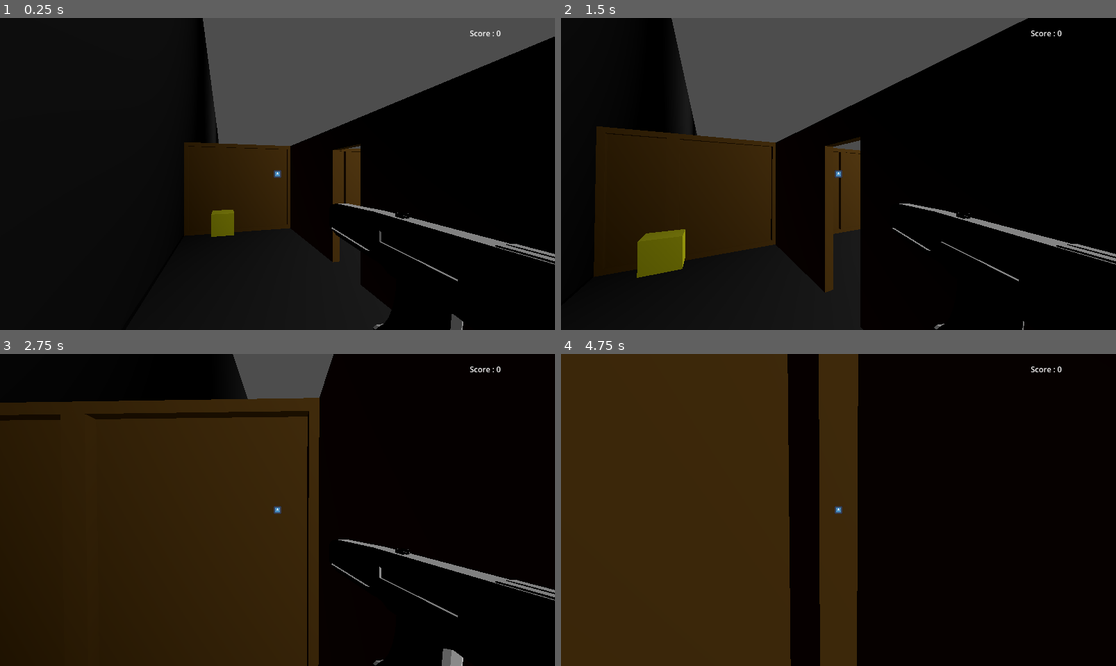
Above: before the commit, frames 1-4 (two rows, left to right).
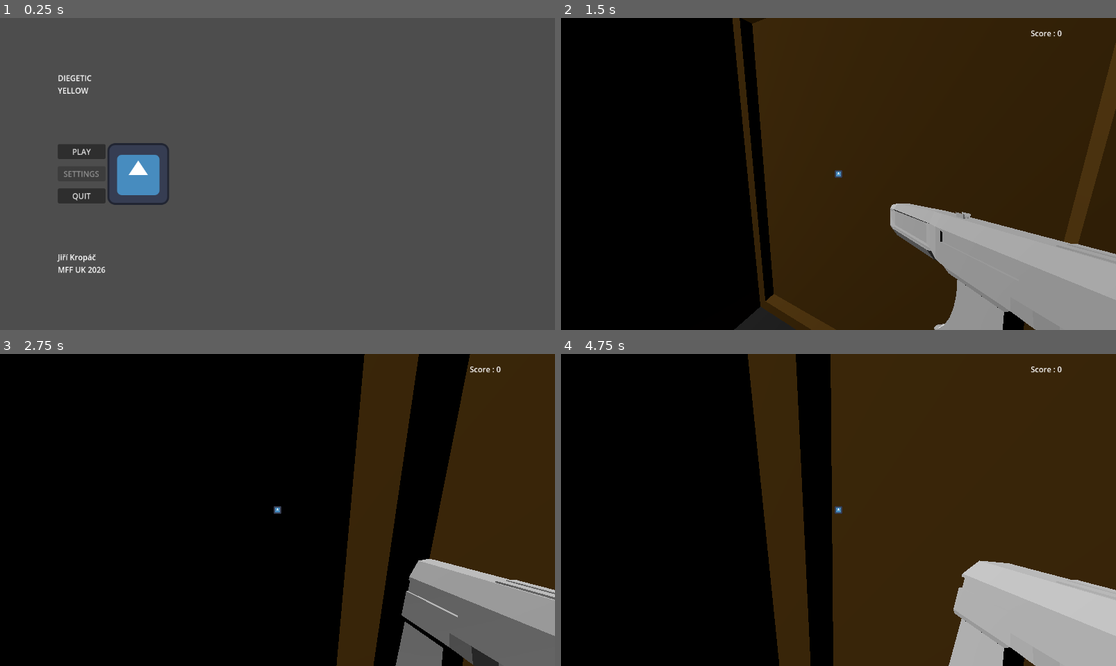
Above: after the commit, the same moments.

Repository: Vojguard/Diegetic-Yellow
Game: Godot game, scene res://UI/main_menu.tscn
The game is run twice, just before and just after one commit, with the same random seed, the same clock (stepped at 60 frames per second) and the same inputs. Before the commit the project starts from res://MainScene/main_scene.tscn. The engine's default icon, where the game draws it, is replaced by a stand-in: a white triangle on a blue panel in a dark square.
Inputs (mouse positions are in pixels of both pictures, inside the frame that each line leads up to):
- Up to frame 1 (0.25 s): no input
- Up to frame 2 (1.5 s): click (644, 152) at 0.5 s, where only the run after the commit has a clickable "PLAY"; tap Enter at 1.25 s; move the mouse to (866, 174) at 1.27 s; hold W (forward) from 1.28 s (still down); hold E (interact) from 1.28 s (still down)
- Up to frame 3 (2.75 s): keep holding W (forward); tap Space (jump) at 1.52, 2.27 s; move the mouse to (249, 510) at 2.02 s; release E (interact) at 2.03 s; click (249, 510) at 2.1 s
- Up to frame 4 (4.75 s): keep holding W (forward); move the mouse to (849, 503) at 2.77 s; hold E (interact) 2.78-3.53 s; tap Space (jump) at 3.5, 3.77, 4.52 s; move the mouse to (832, 516) at 3.52 s; click (832, 516) at 3.6 s; tap Enter at 4.25 s; move the mouse to (877, 513) at 4.27 s; hold E (interact) from 4.28 s (still down)

The runs differ from the first frame. In frame 1, 83% of the frame differs, in the area x 0-100%, y 0-100%; in frame 2, 78%; in frame 3, 80%; in frame 4, 88%.

Commit message:
exiting to main menu

Diff:
--- a/Autoload/game_manager.gd
+++ b/Autoload/game_manager.gd
@@ -8,9 +8,17 @@
 var _score: int = 0
 
 func _ready() -> void:
+	_connect_signals()
+
+func _connect_signals() -> void:
 	SignalBus.player_loaded.connect(_on_player_loaded)
 	SignalBus.target_hit.connect(_on_target_hit)
 	SignalBus.item_collected.connect(_on_item_collected)
+
+func _disconnect_signals() -> void:
+	SignalBus.player_loaded.disconnect(_on_player_loaded)
+	SignalBus.target_hit.disconnect(_on_target_hit)
+	SignalBus.item_collected.disconnect(_on_item_collected)
 
 func _on_player_loaded(p : PlayerController) -> void:
 	player = p
@@ -27,3 +35,12 @@
 func _update_score(score_update : int) -> void:
 	_score += score_update
 	SignalBus.score_updated.emit(_score)
+
+func _on_exit_body_entered(body: Node3D) -> void:
+	if body is PlayerController:
+		call_deferred("_return_to_main_menu")
+
+func _return_to_main_menu() -> void:
+	Input.mouse_mode = Input.MOUSE_MODE_VISIBLE
+	_disconnect_signals()
+	get_tree().change_scene_to_file("res://UI/main_menu.tscn")
--- a/MainScene/main_scene.tscn
+++ b/MainScene/main_scene.tscn
@@ -27,6 +27,9 @@
 flip_faces = true
 size = Vector2(52, 82)
 
+[sub_resource type="BoxShape3D" id="BoxShape3D_55fm0"]
+size = Vector3(9.5, 2, 3.5)
+
 [node name="MainScene" type="Node3D"]
 script = ExtResource("1_qjv46")
 
@@ -1435,3 +1438,20 @@
 
 [node name="Player" parent="." instance=ExtResource("1_fyr3e")]
 transform = Transform3D(-0.9659258, 0, 0.25881913, 0, 1, 0, -0.25881913, 0, -0.9659258, 24, 0.9499999, -24)
+
+[node name="Exit" type="Area3D" parent="."]
+transform = Transform3D(1, 0, 0, 0, 1, 0, 0, 0, 1, 0, 2, -38)
+
+[node name="CollisionShape3D" type="CollisionShape3D" parent="Exit"]
+transform = Transform3D(1, 0, 0, 0, 1, 0, 0, 0, 1, 0, -0.5, 0)
+shape = SubResource("BoxShape3D_55fm0")
+
+[node name="Exit2" type="Area3D" parent="."]
+transform = Transform3D(1, 0, 0, 0, 1, 0, 0, 0, 1, -1, 2, 38)
+
+[node name="CollisionShape3D" type="CollisionShape3D" parent="Exit2"]
+transform = Transform3D(1, 0, 0, 0, 1, 0, 0, 0, 1, 0, -0.5, 0)
+shape = SubResource("BoxShape3D_55fm0")
+
+[connection signal="body_entered" from="Exit" to="GameManager" method="_on_exit_body_entered"]
+[connection signal="body_entered" from="Exit2" to="GameManager" method="_on_exit_body_entered"]
--- /dev/null
+++ b/UI/main_menu.gd
@@ -0,0 +1,7 @@
+extends CanvasLayer
+
+func _on_play_pressed() -> void:
+	get_tree().change_scene_to_file("res://MainScene/main_scene.tscn")
+
+func _on_quit_pressed() -> void:
+	get_tree().quit(0)
--- a/UI/main_menu.tscn
+++ b/UI/main_menu.tscn
@@ -1,8 +1,10 @@
-[gd_scene load_steps=2 format=3 uid="uid://cos4y7qhiixte"]
+[gd_scene load_steps=3 format=3 uid="uid://cos4y7qhiixte"]
 
 [ext_resource type="Texture2D" uid="uid://dh8t5cxisl62a" path="res://icon.svg" id="1_p8ccj"]
+[ext_resource type="Script" uid="uid://d2qtfrbhsxi11" path="res://UI/main_menu.gd" id="1_tk8dj"]
 
 [node name="CanvasLayer" type="CanvasLayer"]
+script = ExtResource("1_tk8dj")
 
 [node name="MarginContainer" type="MarginContainer" parent="."]
 anchors_preset = 15
@@ -30,14 +32,19 @@
 
 [node name="VBoxContainer" type="VBoxContainer" parent="MarginContainer/HBoxContainer/VBoxContainer"]
 layout_mode = 2
-theme_override_constants/separation = 50
+theme_override_constants/separation = 15
 alignment = 1
 
-[node name="Button" type="Button" parent="MarginContainer/HBoxContainer/VBoxContainer/VBoxContainer"]
+[node name="Play" type="Button" parent="MarginContainer/HBoxContainer/VBoxContainer/VBoxContainer"]
 layout_mode = 2
 text = "PLAY"
 
-[node name="Button2" type="Button" parent="MarginContainer/HBoxContainer/VBoxContainer/VBoxContainer"]
+[node name="Settings" type="Button" parent="MarginContainer/HBoxContainer/VBoxContainer/VBoxContainer"]
+layout_mode = 2
+disabled = true
+text = "SETTINGS"
+
+[node name="Quit" type="Button" parent="MarginContainer/HBoxContainer/VBoxContainer/VBoxContainer"]
 layout_mode = 2
 text = "QUIT"
 
@@ -52,3 +59,6 @@
 [node name="TextureRect" type="TextureRect" parent="MarginContainer/HBoxContainer/CenterContainer"]
 layout_mode = 2
 texture = ExtResource("1_p8ccj")
+
+[connection signal="pressed" from="MarginContainer/HBoxContainer/VBoxContainer/VBoxContainer/Play" to="." method="_on_play_pressed"]
+[connection signal="pressed" from="MarginContainer/HBoxContainer/VBoxContainer/VBoxContainer/Quit" to="." method="_on_quit_pressed"]
--- a/project.godot
+++ b/project.godot
@@ -11,7 +11,7 @@
 [application]
 
 config/name="Diegetic Yellow"
-run/main_scene="uid://08msfmig0t30"
+run/main_scene="uid://cos4y7qhiixte"
 config/features=PackedStringArray("4.5", "Forward Plus")
 config/icon="res://icon.svg"
 
Not shown: 1 places in MainScene/main_scene.tscn that only renumber resources
Not shown, added: UI/main_menu.gd.uid
